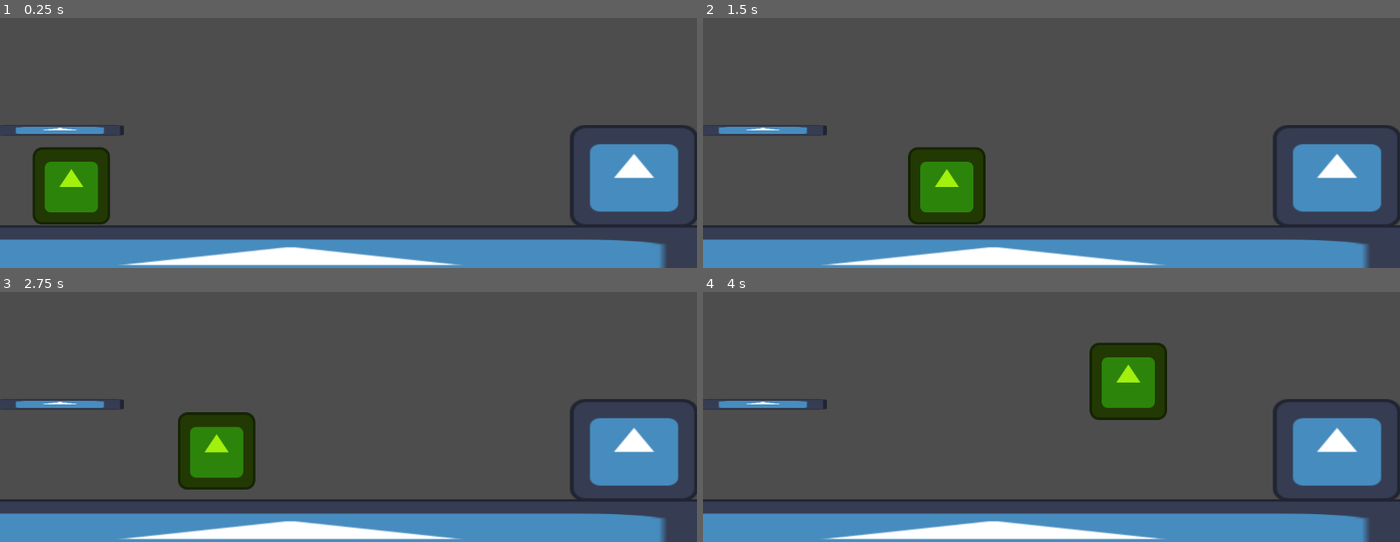
Above: before the commit, frames 1-4 (two rows, left to right).
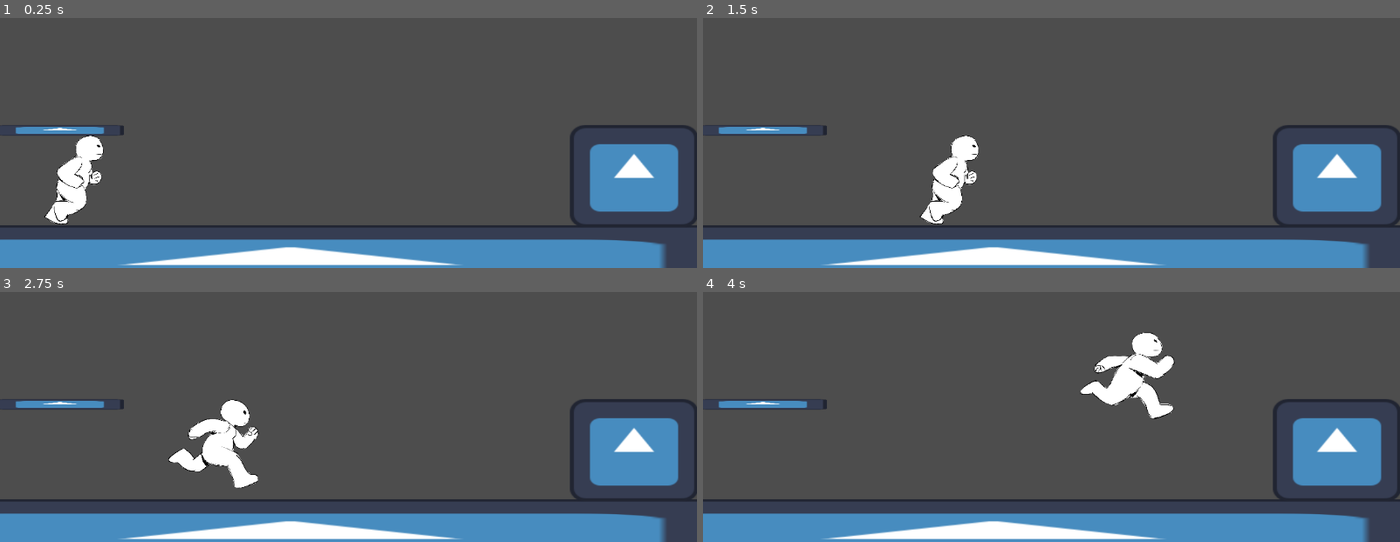
Above: after the commit, the same moments.

Repository: Synj24/gmtk-jam25
Game: Godot game, scene res://game.tscn
The game is run twice, just before and just after one commit, with the same random seed, the same clock (stepped at 60 frames per second) and the same inputs. The engine's default icon, where the game draws it, is replaced by a stand-in: a white triangle on a blue panel in a dark square.
Inputs:
- Up to frame 1 (0.25 s): no input
- Up to frame 2 (1.5 s): tap Enter (ui_accept) at 0.5, 0.77 s; hold Right (ui_right) from 0.53 s (still down)
- Up to frame 3 (2.75 s): tap Enter (ui_accept) at 1.52 s; release Right (ui_right) at 2.03 s; hold Left (ui_left) from 2.03 s (still down)
- Up to frame 4 (4 s): release Left (ui_left) at 2.78 s; hold Right (ui_right) from 2.78 s (still down); tap Enter (ui_accept) at 3.02, 3.77 s

The runs differ from the first frame. In frame 1, 3.5% of the frame differs, in the area x 4-16%, y 47-83%; in frame 2, 3.5%; in frame 3, 3.6%; in frame 4, 3.7%, in the area x 54-68%, y 16-52%.

Commit message:
Do the running man!

Diff:
--- a/player.tscn
+++ b/player.tscn
@@ -1,17 +1,57 @@
-[gd_scene load_steps=4 format=3 uid="uid://pec1kaegnjpg"]
+[gd_scene load_steps=9 format=3 uid="uid://pec1kaegnjpg"]
 
 [ext_resource type="Script" uid="uid://ct8sp3jamrj4x" path="res://player.gd" id="1_onrkg"]
-[ext_resource type="Texture2D" uid="uid://daccndcyagt34" path="res://icon.svg" id="2_i3pqv"]
+[ext_resource type="Texture2D" uid="uid://dgfhqy7sxeo23" path="res://assets/Running_Sheet.png" id="3_i3pqv"]
 
 [sub_resource type="RectangleShape2D" id="RectangleShape2D_hqtel"]
 size = Vector2(124, 128)
 
+[sub_resource type="AtlasTexture" id="AtlasTexture_hqtel"]
+atlas = ExtResource("3_i3pqv")
+region = Rect2(0, 0, 1700, 1700)
+
+[sub_resource type="AtlasTexture" id="AtlasTexture_sweqy"]
+atlas = ExtResource("3_i3pqv")
+region = Rect2(1700, 0, 1700, 1700)
+
+[sub_resource type="AtlasTexture" id="AtlasTexture_2hs0m"]
+atlas = ExtResource("3_i3pqv")
+region = Rect2(3400, 0, 1700, 1700)
+
+[sub_resource type="AtlasTexture" id="AtlasTexture_1jxqw"]
+atlas = ExtResource("3_i3pqv")
+region = Rect2(1700, 0, 1700, 1700)
+
+[sub_resource type="SpriteFrames" id="SpriteFrames_dw050"]
+animations = [{
+"frames": [{
+"duration": 1.0,
+"texture": SubResource("AtlasTexture_hqtel")
+}, {
+"duration": 1.0,
+"texture": SubResource("AtlasTexture_sweqy")
+}, {
+"duration": 1.0,
+"texture": SubResource("AtlasTexture_2hs0m")
+}, {
+"duration": 1.0,
+"texture": SubResource("AtlasTexture_1jxqw")
+}],
+"loop": true,
+"name": &"run",
+"speed": 5.0
+}]
+
 [node name="Player" type="CharacterBody2D"]
 script = ExtResource("1_onrkg")
 
-[node name="Sprite2D" type="Sprite2D" parent="."]
-modulate = Color(0.63074, 0.94, 0.0564, 1)
-texture = ExtResource("2_i3pqv")
-
 [node name="CollisionShape2D" type="CollisionShape2D" parent="."]
 shape = SubResource("RectangleShape2D_hqtel")
+
+[node name="AnimatedSprite2D" type="AnimatedSprite2D" parent="."]
+position = Vector2(0, -23)
+scale = Vector2(0.103529, 0.103529)
+sprite_frames = SubResource("SpriteFrames_dw050")
+animation = &"run"
+autoplay = "run"
+frame_progress = 0.305722
--- a/player_ghost.tscn
+++ b/player_ghost.tscn
@@ -1,17 +1,57 @@
-[gd_scene load_steps=4 format=3 uid="uid://c26dkstg4cqe8"]
+[gd_scene load_steps=9 format=3 uid="uid://c26dkstg4cqe8"]
 
 [ext_resource type="Script" uid="uid://cqoidt5kch35a" path="res://player_ghost.gd" id="1_h5qa1"]
-[ext_resource type="Texture2D" uid="uid://daccndcyagt34" path="res://icon.svg" id="1_wugak"]
+[ext_resource type="Texture2D" uid="uid://dgfhqy7sxeo23" path="res://assets/Running_Sheet.png" id="2_h5qa1"]
 
 [sub_resource type="RectangleShape2D" id="RectangleShape2D_hqtel"]
 size = Vector2(124, 128)
 
+[sub_resource type="AtlasTexture" id="AtlasTexture_hqtel"]
+atlas = ExtResource("2_h5qa1")
+region = Rect2(0, 0, 1700, 1700)
+
+[sub_resource type="AtlasTexture" id="AtlasTexture_sweqy"]
+atlas = ExtResource("2_h5qa1")
+region = Rect2(1700, 0, 1700, 1700)
+
+[sub_resource type="AtlasTexture" id="AtlasTexture_2hs0m"]
+atlas = ExtResource("2_h5qa1")
+region = Rect2(3400, 0, 1700, 1700)
+
+[sub_resource type="AtlasTexture" id="AtlasTexture_1jxqw"]
+atlas = ExtResource("2_h5qa1")
+region = Rect2(1700, 0, 1700, 1700)
+
+[sub_resource type="SpriteFrames" id="SpriteFrames_ccxis"]
+animations = [{
+"frames": [{
+"duration": 1.0,
+"texture": SubResource("AtlasTexture_hqtel")
+}, {
+"duration": 1.0,
+"texture": SubResource("AtlasTexture_sweqy")
+}, {
+"duration": 1.0,
+"texture": SubResource("AtlasTexture_2hs0m")
+}, {
+"duration": 1.0,
+"texture": SubResource("AtlasTexture_1jxqw")
+}],
+"loop": true,
+"name": &"run",
+"speed": 5.0
+}]
+
 [node name="PlayerGhost" type="CharacterBody2D"]
 script = ExtResource("1_h5qa1")
 
-[node name="Sprite2D" type="Sprite2D" parent="."]
-modulate = Color(0.63074, 0.94, 0.0564, 1)
-texture = ExtResource("1_wugak")
-
 [node name="CollisionShape2D" type="CollisionShape2D" parent="."]
 shape = SubResource("RectangleShape2D_hqtel")
+
+[node name="AnimatedSprite2D" type="AnimatedSprite2D" parent="."]
+modulate = Color(0, 0.342176, 0.568853, 0.588235)
+position = Vector2(0, -23)
+scale = Vector2(0.103529, 0.103529)
+sprite_frames = SubResource("SpriteFrames_ccxis")
+animation = &"run"
+autoplay = "run"
Not shown, added: builds/prototype2/index.apple-touch-icon.png.import
Not shown, added: builds/prototype2/index.icon.png.import
Not shown, added: builds/prototype2/index.png.import
Not shown, changed: export_presets.cfg
Not shown, changed: builds/.DS_Store
Not shown, added: builds/prototype2/.DS_Store
Not shown, added: builds/prototype2/index.apple-touch-icon.png
Not shown, added: builds/prototype2/index.audio.position.worklet.js
Not shown, added: builds/prototype2/index.audio.worklet.js
Not shown, added: builds/prototype2/index.html
Not shown, added: builds/prototype2/index.icon.png
Not shown, added: builds/prototype2/index.js
(and 4 more such lines)
